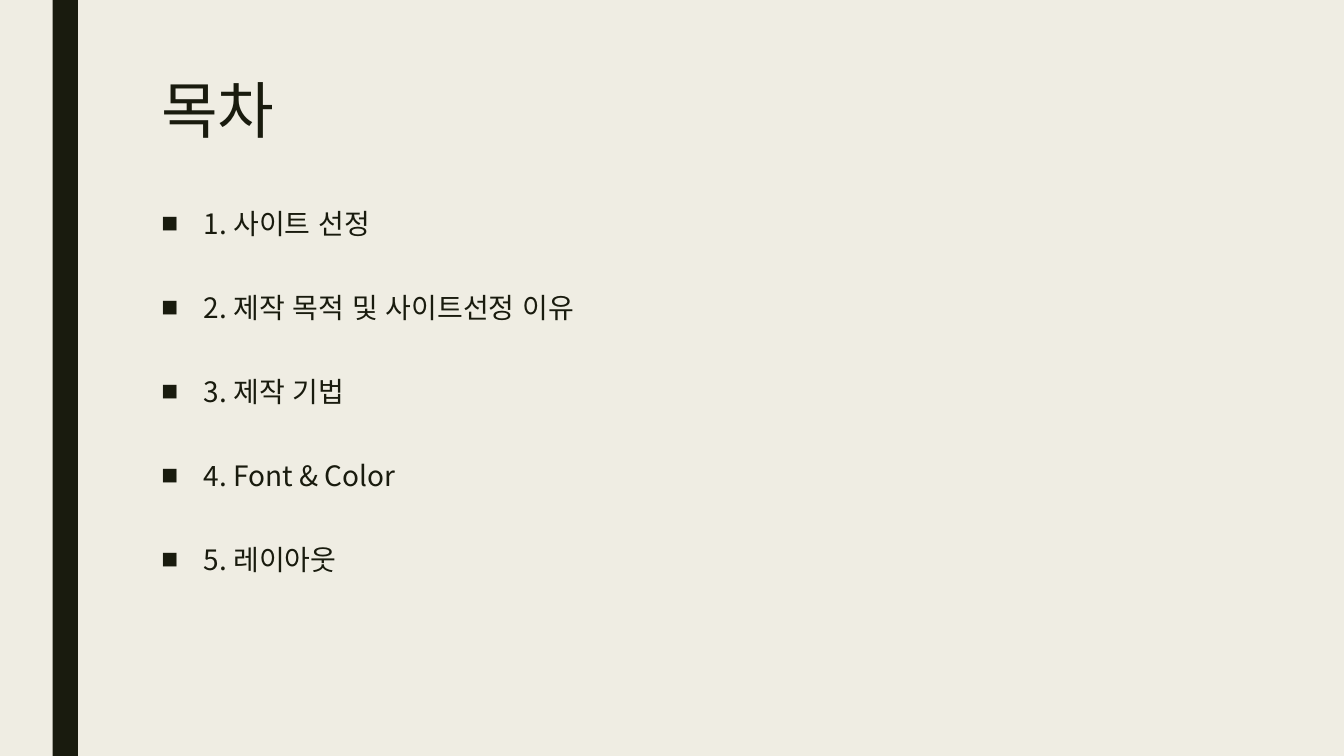
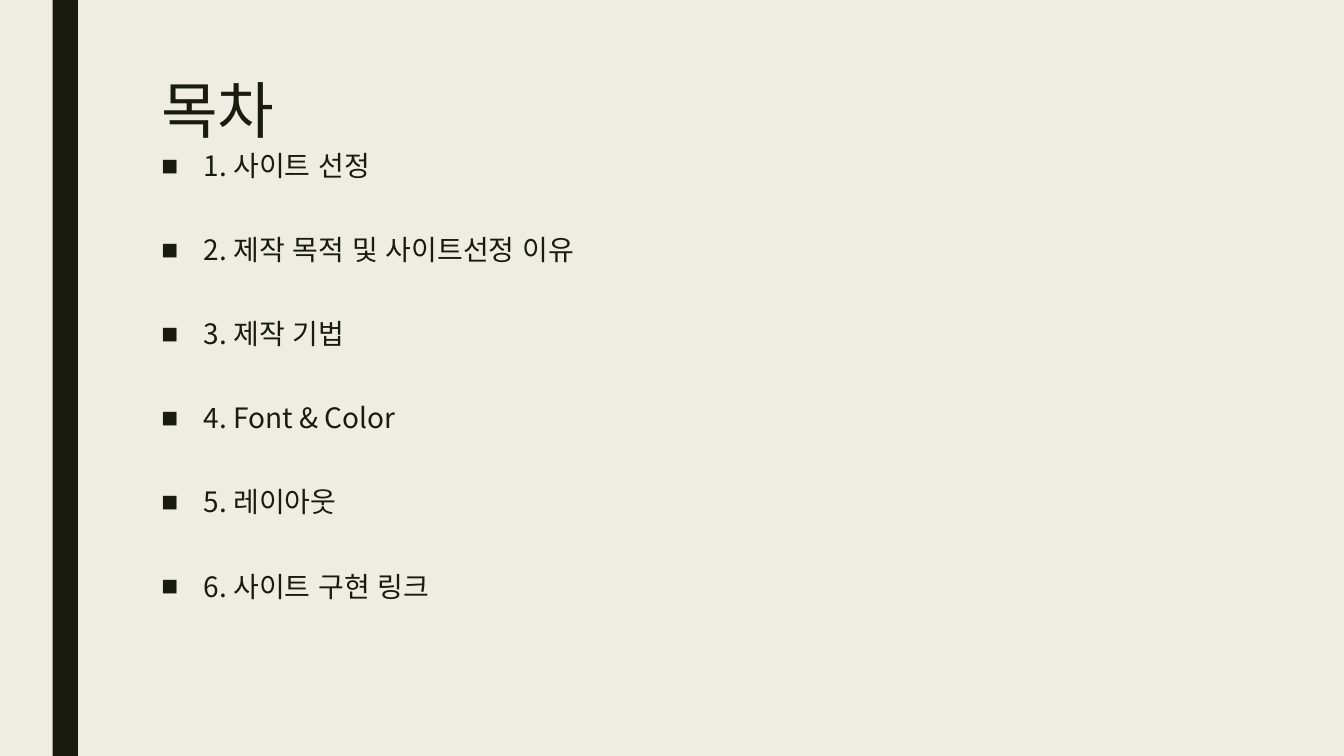
Before and after one commit to JKM0722/JKM_exec01, a slide deck: slide 2 of 001/가이드문서/Assuretee.pptx. Drawn at 1344x756 pixels with LibreOffice and Linux fonts; fonts in the diff are those of the drawing. Boxes give left, top, right and bottom in pixels: in the first picture for what was removed or moved away, otherwise in the second. Text is boxed around its words. In the diff, an @@ line names an element or a change of style, - is before the commit and + after.

```diff
--- a/001/가이드문서/Assuretee.pptx
+++ b/001/가이드문서/Assuretee.pptx
@@ text "1. 사이트 선정": place and size @@
-text "1. 사이트 선정" at <box>204,211,575,573</box>
+text "1. 사이트 선정" at <box>204,153,575,600</box>
@@ text at <box>204,574,430,600</box>: paragraph added @@
+■ 6. 사이트 구현 링크
```
Also in this commit, not shown: 1 slide added, 5 other files.
